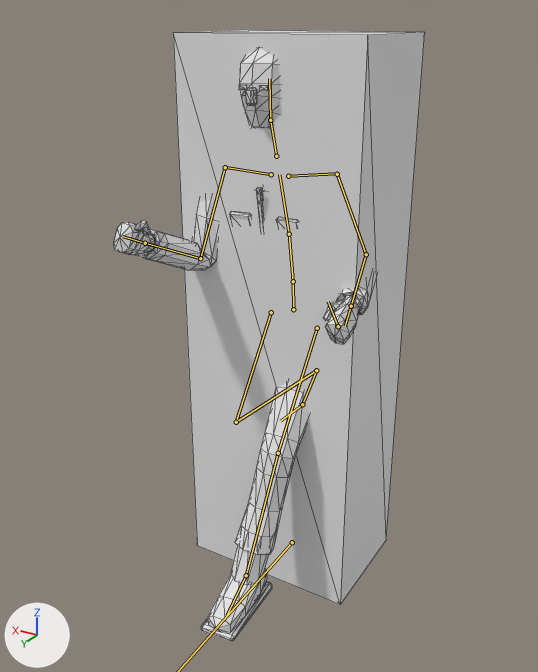
The glTF model public/assets/models/chr/chr_survivor_a.glb as it was, and as the next commit left it.
Rendered twice from a 50 mm camera at (-1.11, 2.02, 1.84) aimed at (0.07, 0.05, 0.86). The axes (+X, +Y, +Z) are drawn at lower left. The lights are the same throughout. The first picture is the older version. Both versions are drawn at frame 5 of the action 'sprint'; the numbers are the values there. The bones that change, and the others that lie on the model, are drawn over the model as lines. Mesh edges are drawn as thin lines. Objects named as collision shapes, trigger or cutter boxes, shadow casters or lower levels of detail are left out.

The first picture shows 'chr_survivor_a_COL_box', 'chr_survivor_a_LOD0'.
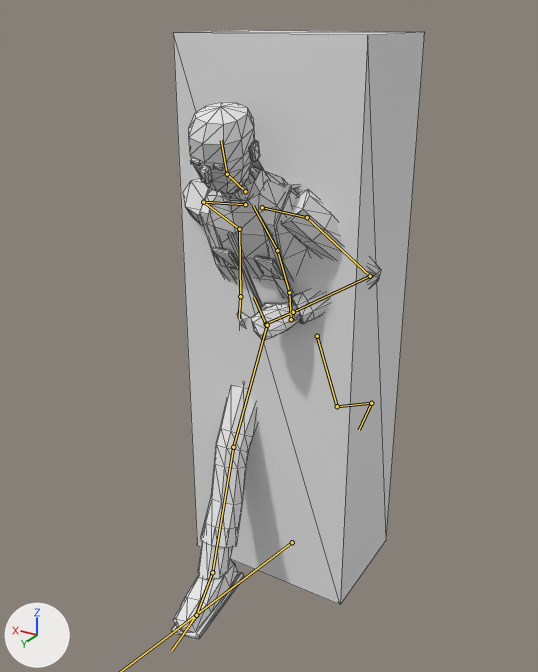
Pixel boxes [x1, y1, x2, y2] of what changed, in the pictures (538 x 672 px):
'chr_survivor_a_LOD0', posed (20% narrower, 9% shorter)
    before: [114, 48, 376, 642]
    after: [171, 102, 381, 640]
'chr_survivor_a_BACKPACK', now drawn
    after: [200, 183, 299, 300]
bone 'hips', root to tip
    before: (293, 309) to (293, 281)
    after: (291, 319) to (289, 292)
bone 'spine', root to tip
    before: (293, 281) to (289, 234)
    after: (289, 292) to (277, 250)
bone 'chest', root to tip
    before: (289, 234) to (279, 174)
    after: (277, 250) to (253, 205)
bone 'neck', root to tip
    before: (276, 156) to (270, 120)
    after: (245, 191) to (227, 174)
bone 'head', root to tip
    before: (270, 120) to (269, 78)
    after: (227, 174) to (221, 140)
bone 'shoulder_L', root to tip
    before: (288, 176) to (337, 173)
    after: (262, 207) to (307, 217)
bone 'upper_arm_L', root to tip
    before: (337, 174) to (366, 254)
    after: (307, 217) to (370, 276)
bone 'forearm_L', root to tip
    before: (366, 254) to (351, 306)
    after: (370, 276) to (293, 312)
bone 'hand_L', root to tip
    before: (351, 306) to (345, 326)
    after: (293, 312) to (266, 323)
bone 'shoulder_R', root to tip
    before: (271, 174) to (224, 167)
    after: (245, 204) to (203, 202)
bone 'upper_arm_R', root to tip
    before: (225, 167) to (200, 258)
    after: (203, 202) to (239, 229)
bone 'forearm_R', root to tip
    before: (200, 258) to (145, 243)
    after: (239, 229) to (240, 296)
bone 'hand_R', root to tip
    before: (145, 243) to (123, 236)
    after: (240, 296) to (239, 318)
bone 'thigh_L', root to tip
    before: (317, 328) to (278, 453)
    after: (317, 336) to (337, 406)
bone 'shin_L', root to tip
    before: (278, 453) to (246, 575)
    after: (337, 406) to (371, 403)
bone 'foot_L', root to tip
    before: (246, 575) to (227, 615)
    after: (371, 403) to (359, 430)
bone 'thigh_R', root to tip
    before: (271, 312) to (236, 422)
    after: (267, 325) to (233, 447)
bone 'shin_R', root to tip
    before: (236, 422) to (316, 370)
    after: (233, 447) to (212, 572)
bone 'foot_R', root to tip
    before: (316, 370) to (302, 404)
    after: (212, 572) to (196, 615)
bone 'toe_R', root to tip
    before: (302, 404) to (280, 421)
    after: (196, 615) to (171, 651)

What the commit changed:
Bone 'root' (bone_root) turns from (0, 0, 0) to (0, 0, -11) degrees about its own x, y and z.
Bone 'hips' (bone_hips) moves from (-0.007, -0.02, 0.0) to (-0.002, -0.05, 0.02).
Bone 'hips' (bone_hips) turns from (5, -7, -2) to (7, 12, 0) degrees about its own x, y and z.
Bone 'spine' (bone_spine) turns from (6, 4, 1) to (16, -4, 1) degrees about its own x, y and z.
Bone 'chest' (bone_chest) turns from (6, 4, 1) to (13, -2, 1) degrees about its own x, y and z.
Bone 'neck' (bone_neck) turns from (-7, -1, 0) to (11, 2, -4) degrees about its own x, y and z.
Bone 'head' (bone_head) turns from (-8, -1, 0) to (-21, 1, -9) degrees about its own x, y and z.
Bone 'shoulder_L' (bone_shoulder_l) turns from (0, 0, 4) to (-9, 1, -1) degrees about its own x, y and z.
Bone 'upper_arm_L' (bone_upper_arm_l) turns from (-7, -8, -34) to (-6, -2, -15) degrees about its own x, y and z.
Bone 'forearm_L' (bone_forearm_l) turns from (92, 0, 0) to (127, 18, 25) degrees about its own x, y and z.
Bone 'hand_L' (bone_hand_l) turns from (0, 0, 0) to (3, 11, 7) degrees about its own x, y and z.
Bone 'shoulder_R' (bone_shoulder_r) turns from (0, 0, 4) to (-7, -5, 5) degrees about its own x, y and z.
Bone 'upper_arm_R' (bone_upper_arm_r) turns from (36, 13, 42) to (-21, 25, 18) degrees about its own x, y and z.
Bone 'forearm_R' (bone_forearm_r) turns from (94, 0, 0) to (117, -46, -19) degrees about its own x, y and z.
Bone 'hand_R' (bone_hand_r) turns from (0, 0, 0) to (13, -8, -4) degrees about its own x, y and z.
Bone 'thigh_L' (bone_thigh_l) turns from (48, -21, -10) to (-23, -1, -2) degrees about its own x, y and z.
Bone 'shin_L' (bone_shin_l) turns from (-21, 0, 0) to (-36, 0, 0) degrees about its own x, y and z.
Bone 'foot_L' (bone_foot_l) turns from (-14, 10, -8) to (8, 1, -16) degrees about its own x, y and z.
Bone 'thigh_R' (bone_thigh_r) turns from (20, 8, -5) to (42, 8, 9) degrees about its own x, y and z.
Bone 'shin_R' (bone_shin_r) turns from (-115, 0, 0) to (-9, 0, 0) degrees about its own x, y and z.
Bone 'foot_R' (bone_foot_r) turns from (75, -12, 2) to (-32, 6, 9) degrees about its own x, y and z.
Bone 'toe_R' (bone_toe_r) turns from (25, 0, 0) to (0, 0, 0) degrees about its own x, y and z.
